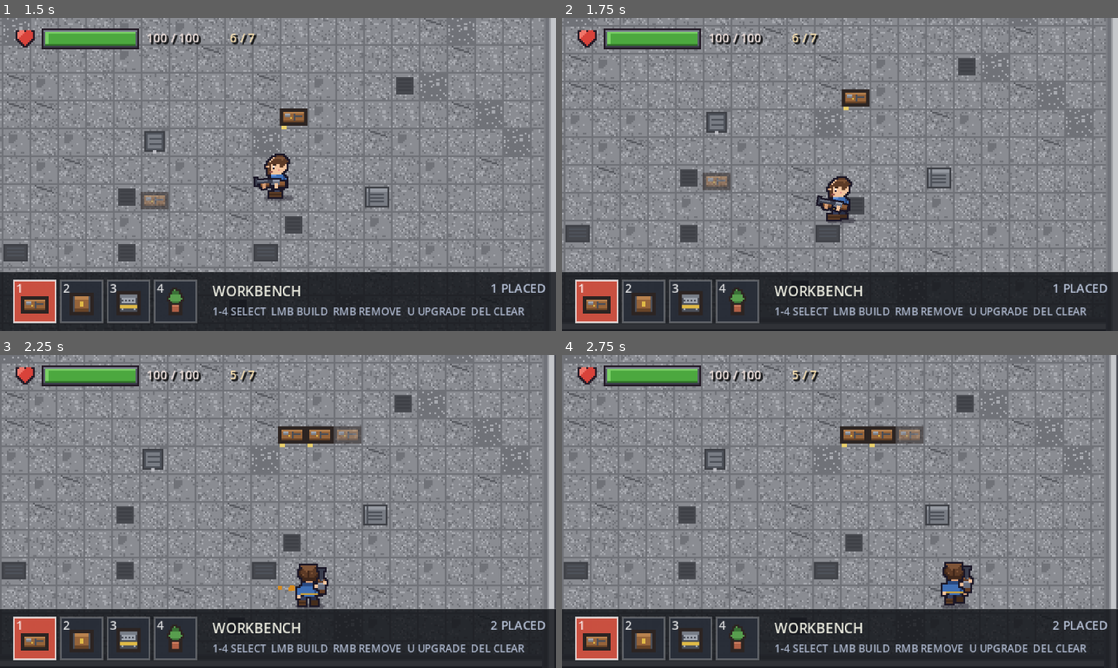
Above: before the commit, frames 1-4 (two rows, left to right).
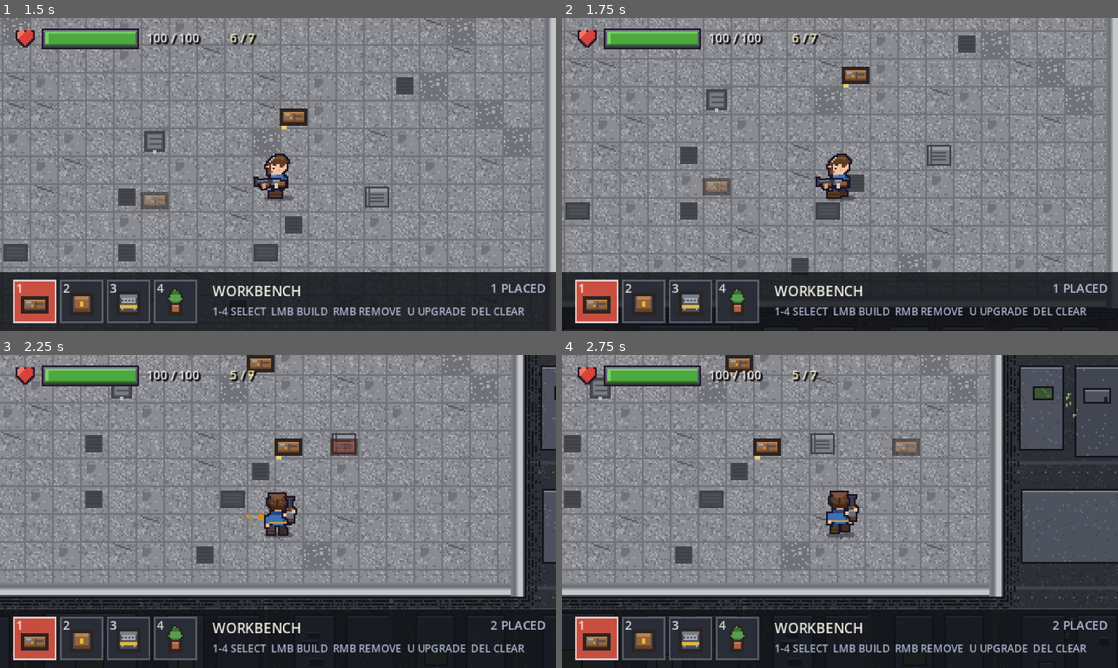
Above: after the commit, the same moments.

Repository: zhoucswift-cmd/pixel-survivor
Game: Godot game, scene res://scenes/base.tscn
The game is run twice, just before and just after one commit, with the same random seed, the same clock (stepped at 60 frames per second) and the same inputs.
Inputs (mouse positions are in pixels of both pictures, inside the frame that each line leads up to):
- Up to frame 1 (1.5 s): tap Enter at 0.5 s; move the mouse to (400, 158) at 0.52 s; hold D (move_right) 0.53-1.28 s; hold E (interact) 0.53-1.28 s; click (400, 158) at 0.67 s; move the mouse to (166, 190) at 1.27 s; hold S (move_down) from 1.28 s (still down); tap E (interact) at 1.35 s
- Up to frame 2 (1.75 s): keep holding S (move_down)
- Up to frame 3 (2.25 s): move the mouse to (333, 442) at 2.02 s; release S (move_down) at 2.03 s; press the mouse at (333, 442) at 2.03 s; hold D (move_right) from 2.03 s (still down)
- Up to frame 4 (2.75 s): keep holding D (move_right); tap E (interact) at 2.3 s

Frame 1 is identical in both runs. In frame 2, 32% of the frame differs, in the area x 0-100%, y 0-100%; in frame 3, 44%; in frame 4, 50%.

Commit message:
feat: 基地外围城市背景（楼群/起火冒烟/僵尸群）
- tools/make_city.lua 生成 800x800 城市背景：低矮楼群、屋顶设备、4 处起火冒烟、
  成群的僵尸、路灯光斑、平台投影
- base.tscn 加 City 背景精灵（z_index -20，偏移 -160,-160）
- 相机边界外扩 160px，走到平台边能看到楼下的城市
- 更新截图与 README

Diff:
--- a/scenes/base.tscn
+++ b/scenes/base.tscn
@@ -7,9 +7,16 @@
 [ext_resource type="Script" path="res://scripts/base_builder.gd" id="5_builder"]
 [ext_resource type="Script" path="res://scripts/health_bar.gd" id="6_health"]
 [ext_resource type="Script" path="res://scripts/base_hud.gd" id="7_palette"]
+[ext_resource type="Texture2D" path="res://assets/base/city_background.png" id="8_city"]
 
 [node name="Base" type="Node2D"]
 script = ExtResource("1_scene")
+
+[node name="City" type="Sprite2D" parent="."]
+z_index = -20
+position = Vector2(-160, -160)
+centered = false
+texture = ExtResource("8_city")
 
 [node name="Map" type="Node2D" parent="."]
 z_index = -1
--- a/scripts/base_scene.gd
+++ b/scripts/base_scene.gd
@@ -18,9 +18,12 @@
 
 	# 基地是 30x30 格 = 480x480：放宽玩家活动范围和相机限制
 	_player.bounds = Rect2(24, 24, 432, 432)
+	# 相机可以多看平台外 160px，走到边上就能看到楼下的城市
 	var camera: Camera2D = _player.get_node("Camera2D")
-	camera.limit_right = 480
-	camera.limit_bottom = 480
+	camera.limit_left = -160
+	camera.limit_top = -160
+	camera.limit_right = 640
+	camera.limit_bottom = 640
 
 	_player.health_changed.connect(_on_health_changed)
 	_player.ammo_changed.connect(_on_ammo_changed)
Binary file added: assets/base/city_background.aseprite
Binary file added: assets/base/city_background.png
Not shown, added: assets/base/city_background.png.import
Binary file added: docs/screenshots/base_city.png
Binary file changed: docs/screenshots/base_edge.png
